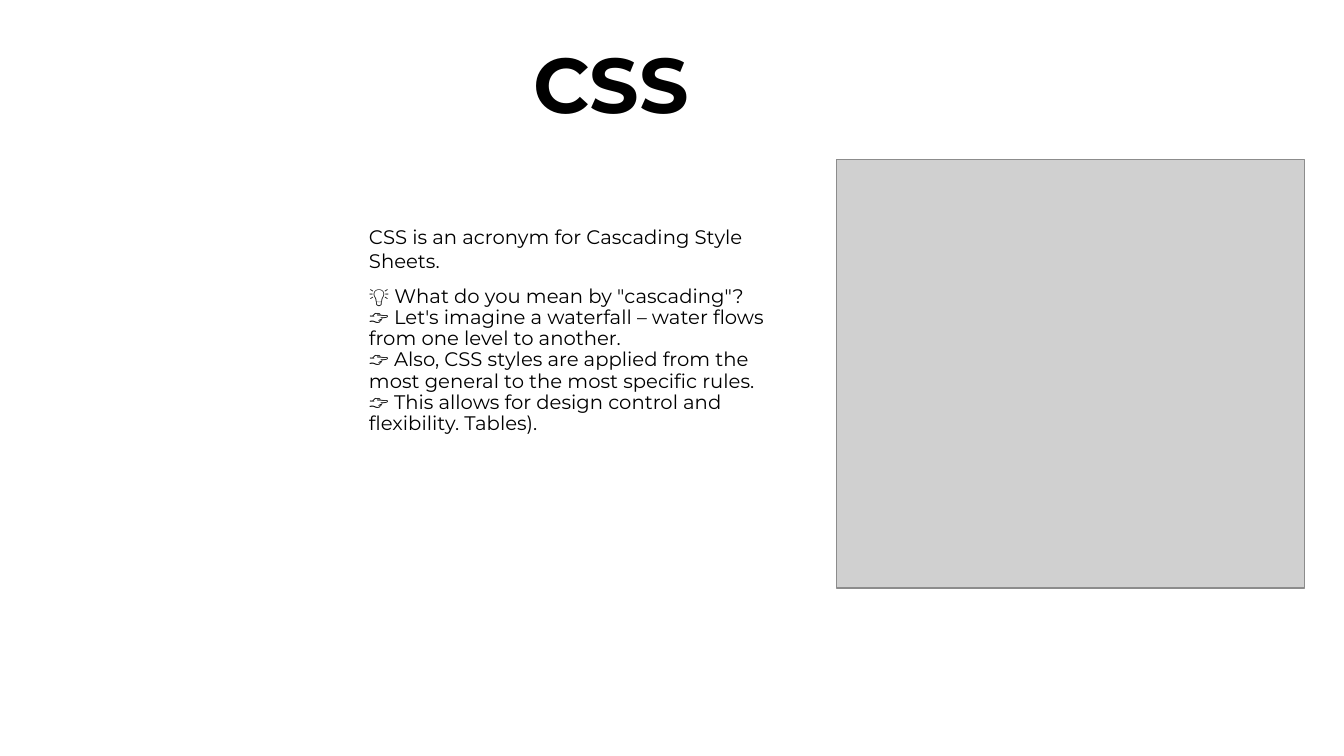
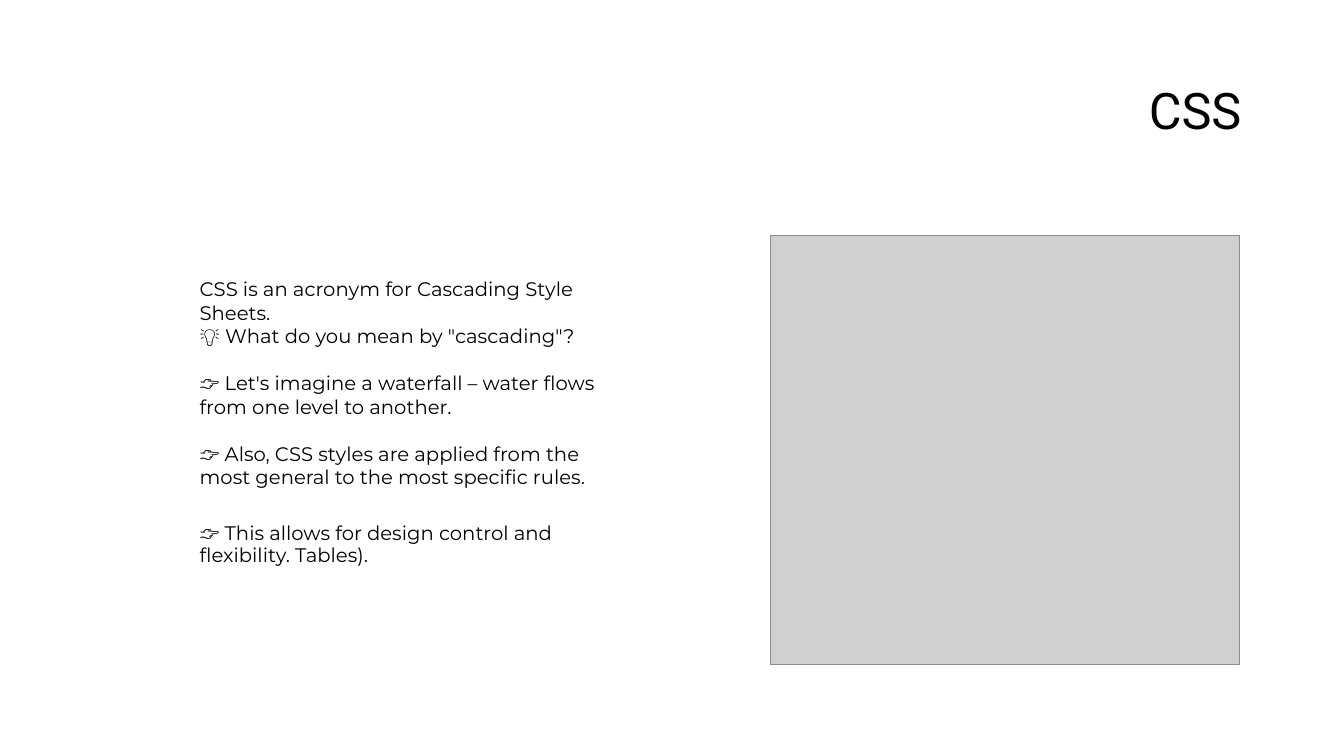
Before and after one commit to dinoDuvnjak/CTK, a slide deck: slide 2 of SHIFT4IT/css-introduction/css-introduction.pptx (slide 3 before the commit). Drawn at 1344x756 pixels with LibreOffice and Linux fonts; fonts in the diff are those of the drawing; grey boxes stand for pictures; background and template pictures are left out. Boxes give left, top, right and bottom in pixels: in the first picture for what was removed or moved away, otherwise in the second. Text is boxed around its words. In the diff, an @@ line names an element or a change of style, - is before the commit and + after.

```diff
--- a/SHIFT4IT/css-introduction/css-introduction.pptx
+++ b/SHIFT4IT/css-introduction/css-introduction.pptx
@@ title "CSS": place and size @@
-title "CSS" at [533,57,689,114]
+title "CSS" at [1149,92,1242,130]
@@ title "CSS" at [1149,92,1242,130]: size 55.5 to 36 pt, font Montserrat to Roboto, bold off; alignment left to right; line spacing 0.8 to 0.9 @@
@@ picture: place and size @@
-picture at [837,159,1306,588]
+picture at [770,236,1239,664]
@@ text "CSS is an acronym for ..." rewrapped from [369,229,764,434] to [200,281,595,566] @@
```
Also in this commit, not shown: 2 other slides changed, 1 slide added, 1 slide removed, 2 other files.
